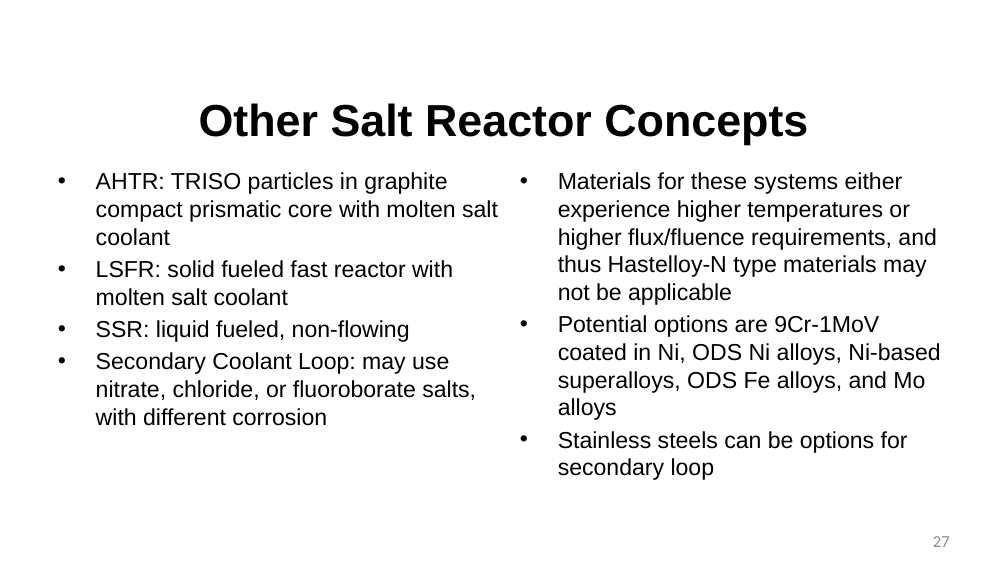
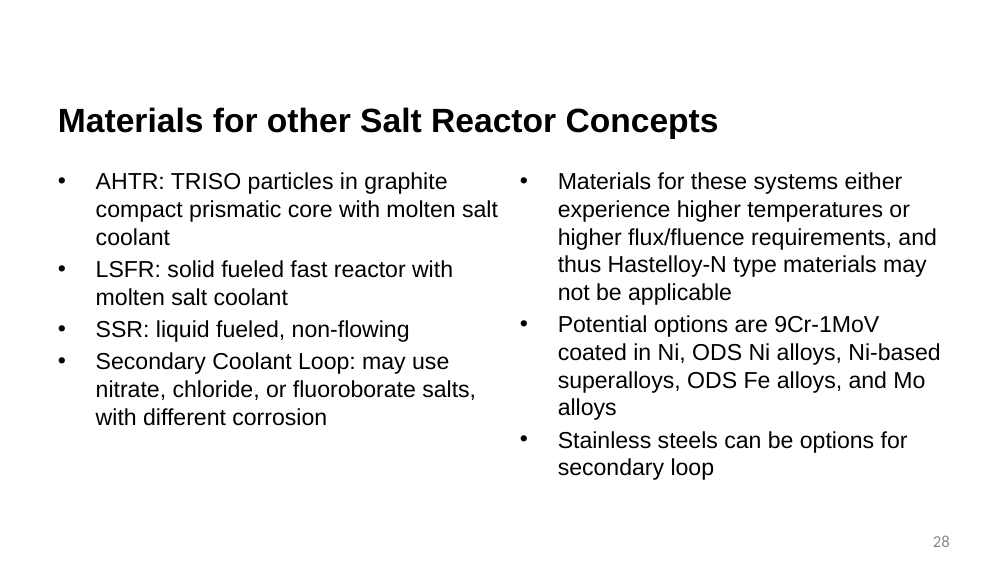
Before and after one commit to benbeeler/TEACHING, a slide deck: slide 28 of Advanced Reactor Materials/Fall2025/Lec14_MoltenSalts.pptx (slide 27 before the commit). Drawn at 1008x567 pixels with LibreOffice and Linux fonts; fonts in the diff are those of the drawing; background and template pictures are left out. Boxes give left, top, right and bottom in pixels: in the first picture for what was removed or moved away, otherwise in the second. Text is boxed around its words. In the diff, an @@ line names an element or a change of style, - is before the commit and + after.

```diff
--- a/Advanced Reactor Materials/Fall2025/Lec14_MoltenSalts.pptx
+++ b/Advanced Reactor Materials/Fall2025/Lec14_MoltenSalts.pptx
@@ title at [58,107,719,139]: text changed; size 42.7 to 32 pt @@
-Other Salt Reactor Concepts
+Materials for other Salt Reactor Concepts
@@ page number at [933,535,950,547]: text changed @@
-27
+28
```
Also in this commit, not shown: 25 other slides changed, 4 slides added, 2 slides removed, 6 other files.
